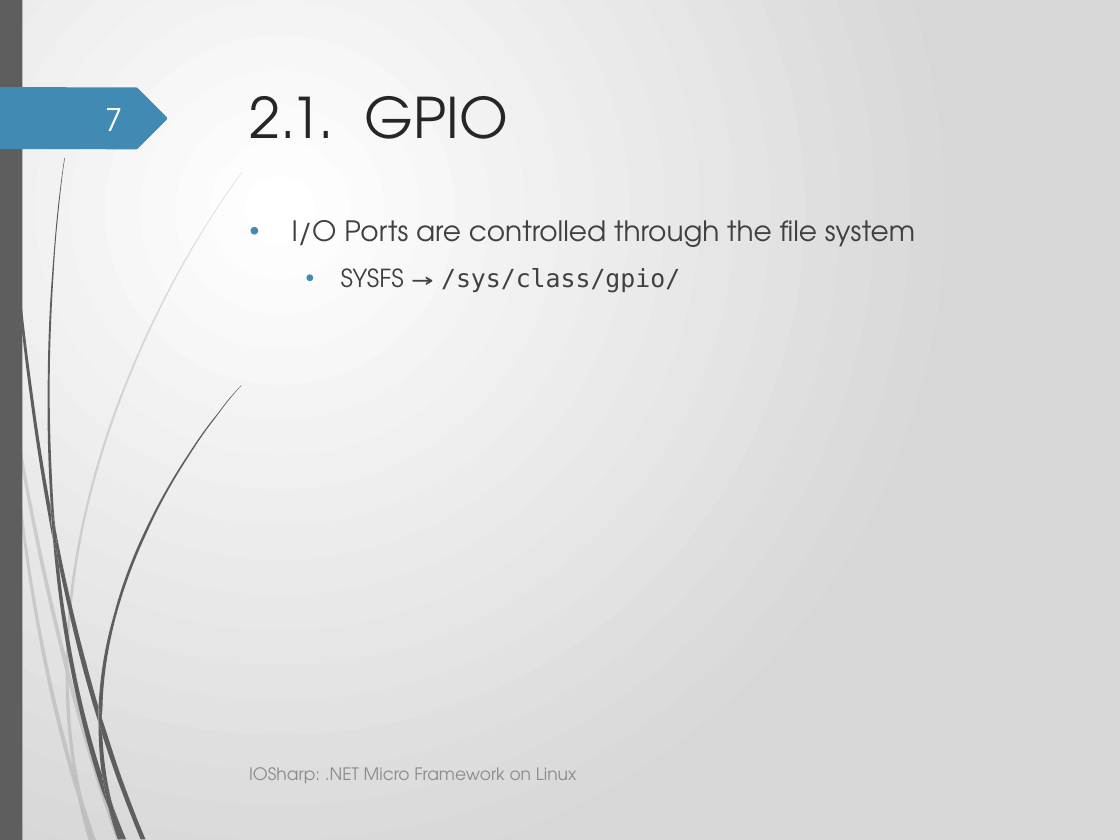
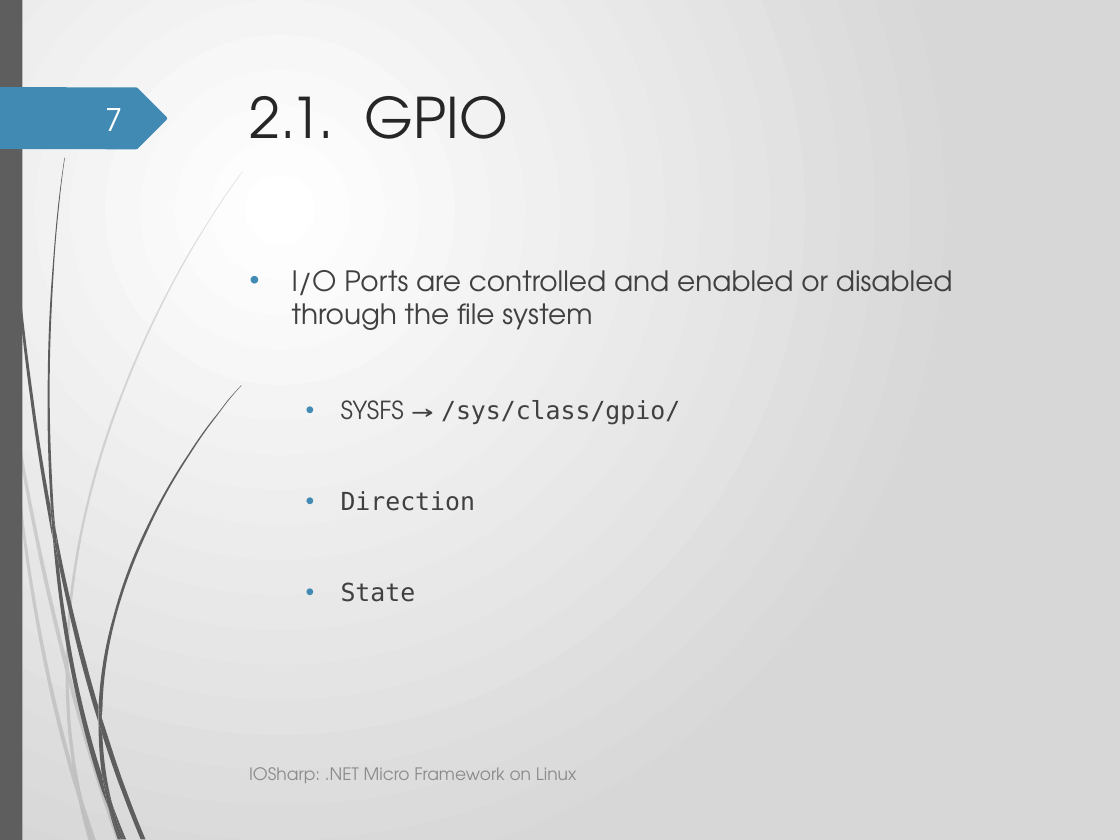
Before and after one commit to GerardSoleCa/BachelorThesisMisc, a slide deck: slide 7 of ThesisDoc/IOSharp.pptx. Drawn at 1120x840 pixels with LibreOffice and Linux fonts; fonts in the diff are those of the drawing; background and template pictures are left out. Boxes give left, top, right and bottom in pixels: in the first picture for what was removed or moved away, otherwise in the second. Text is boxed around its words. In the diff, an @@ line names an element or a change of style, - is before the commit and + after.

```diff
--- a/ThesisDoc/IOSharp.pptx
+++ b/ThesisDoc/IOSharp.pptx
@@ text at box(292, 270, 953, 330): text changed @@
-• I/O Ports are controlled through the file system
+• I/O Ports are controlled and enabled or disabled through the file system
@@ text at box(341, 491, 475, 602): paragraphs added @@
+  • Direction
+  • State
```
Also in this commit, not shown: 8 other slides changed, 4 slides added, 5 other files.
